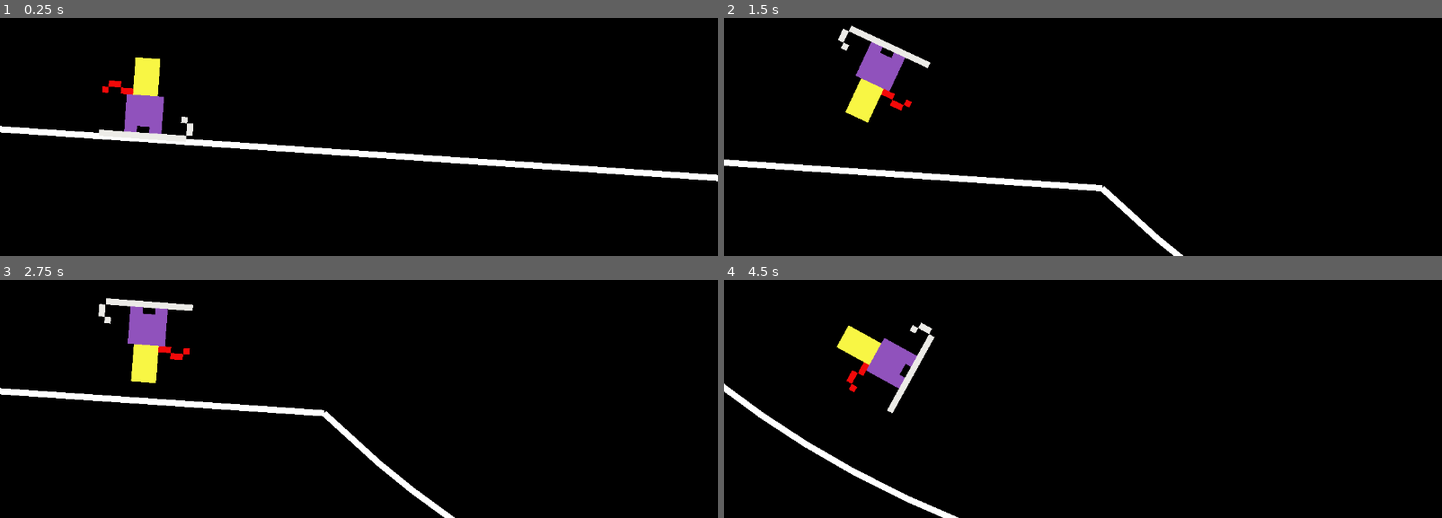
Above: before the commit, frames 1-4 (two rows, left to right).
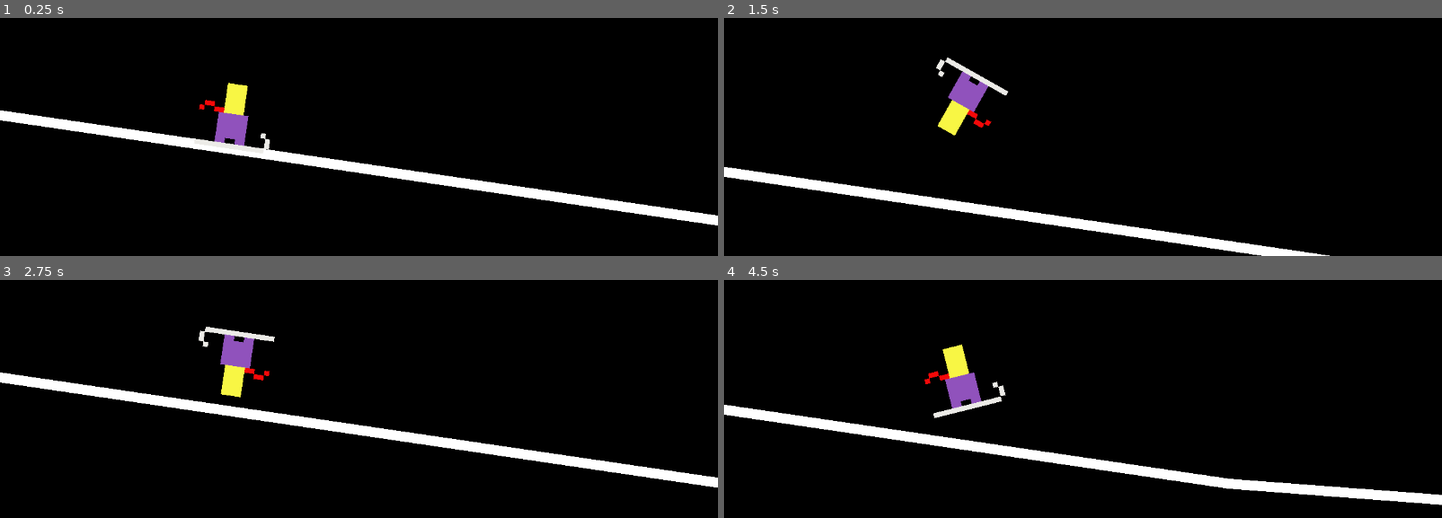
Above: after the commit, the same moments.

Repository: martindzejky/powder-panic
Game: Godot game, scene res://main.tscn
Two runs of this game, one before a commit and one after it. Both use one fixed random seed, a clock stepped at 60 frames per second and the inputs below.
Inputs:
- Up to frame 1 (0.25 s): no input
- Up to frame 2 (1.5 s): tap Enter at 0.5 s; hold Space (jump) 0.53-1.28 s; tap Space (jump) at 1.35 s
- Up to frame 3 (2.75 s): tap Space (jump) at 1.52, 1.82 s; hold Space (jump) from 2.03 s (still down)
- Up to frame 4 (4.5 s): release Space (jump) at 2.78 s; tap Space (jump) at 2.85, 3.02, 3.32, 4.35 s; tap Enter at 3.5 s; hold Space (jump) 3.53-4.28 s

The runs differ from the first frame. In frame 1, 8.7% of the frame differs, in the area x 0-100%, y 16-88%; in frame 2, 8.5%; in frame 3, 8.4%; in frame 4, 8.5%.

Commit message:
scale down

Diff:
--- a/main.tscn
+++ b/main.tscn
@@ -8,4 +8,4 @@
 [node name="generator" parent="." instance=ExtResource("1_0xm2m")]
 
 [node name="player" parent="." instance=ExtResource("1_1bvp3")]
-position = Vector2(617, -169)
+position = Vector2(58, -13)
--- a/objects/player.gd
+++ b/objects/player.gd
@@ -1,11 +1,11 @@
 extends CharacterBody2D
 
-@export var current_speed = 800
-@export var gravity = 1000.0
-@export var jump_strength = 500.0
+@export var current_speed = 80
+@export var gravity = 100.0
+@export var jump_strength = 50.0
 @export var rotation_speed = 3.2
 @export var passive_rotation_speed = 0.3
-@export var crash_tolerance = 1.4
+@export var crash_tolerance = 1.3
 
 @export var rotation_node: Node2D
 @export var crash_timer: Timer
--- a/objects/player.tscn
+++ b/objects/player.tscn
@@ -4,7 +4,7 @@
 [ext_resource type="Texture2D" uid="uid://b3chs5lc3b2n2" path="res://sprites/player.png" id="2_uxov2"]
 
 [sub_resource type="CircleShape2D" id="CircleShape2D_0xm2m"]
-radius = 80.0
+radius = 8.0
 
 [node name="player" type="CharacterBody2D" node_paths=PackedStringArray("rotation_node", "crash_timer") groups=["player"]]
 collision_layer = 0
@@ -15,14 +15,14 @@
 crash_timer = NodePath("crash_timer")
 
 [node name="sprite" type="Sprite2D" parent="."]
-scale = Vector2(10, 10)
 texture = ExtResource("2_uxov2")
 
 [node name="shape" type="CollisionShape2D" parent="."]
 shape = SubResource("CircleShape2D_0xm2m")
 
 [node name="camera" type="Camera2D" parent="."]
-position = Vector2(342, -56)
+position = Vector2(25, -11)
+zoom = Vector2(8, 8)
 
 [node name="crash_timer" type="Timer" parent="."]
 wait_time = 2.0
--- a/sprites/delete_when_far_away.gd
+++ b/sprites/delete_when_far_away.gd
@@ -1,7 +1,7 @@
 extends Node
 class_name DeleteWhenFarAway
 
-@export var distance_to_delete = 10000
+@export var distance_to_delete = 1000
 @export var what_to_delete: Node
 
 func _process(_delta):
--- a/terrain/chunk.tscn
+++ b/terrain/chunk.tscn
@@ -3,9 +3,9 @@
 [ext_resource type="Script" uid="uid://cj0mojf6oxxpk" path="res://terrain/chunk.gd" id="1_i74ng"]
 [ext_resource type="Script" uid="uid://c0rmwwdpahbpa" path="res://sprites/delete_when_far_away.gd" id="2_dl0qw"]
 
-[sub_resource type="Curve2D" id="Curve2D_dm843"]
+[sub_resource type="Curve2D" id="Curve2D_1aw3e"]
 _data = {
-"points": PackedVector2Array(-1079.91, -5.81833, 1079.91, 5.81833, 0, 0, -996.673, -12.5048, 996.673, 12.5048, 3012, 528)
+"points": PackedVector2Array(-112.633, -16.9834, 112.633, 16.9834, 0, 0, -125.51, -84.1116, 125.51, 84.1116, 351, 99)
 }
 point_count = 2
 
@@ -16,9 +16,11 @@
 shape = NodePath("body/shape")
 
 [node name="path" type="Path2D" parent="."]
-curve = SubResource("Curve2D_dm843")
+curve = SubResource("Curve2D_1aw3e")
 
 [node name="line" type="Line2D" parent="."]
+width = 2.0
+joint_mode = 1
 
 [node name="body" type="StaticBody2D" parent="."]
 
--- a/terrain/chunk2.tscn
+++ b/terrain/chunk2.tscn
@@ -1,30 +1,14 @@
-[gd_scene load_steps=4 format=3 uid="uid://ds03xy24tsheq"]
+[gd_scene load_steps=3 format=3 uid="uid://vkb8qwpwkkbs"]
 
-[ext_resource type="Script" uid="uid://cj0mojf6oxxpk" path="res://terrain/chunk.gd" id="1_bdmvd"]
-[ext_resource type="Script" uid="uid://c0rmwwdpahbpa" path="res://sprites/delete_when_far_away.gd" id="2_htweq"]
+[ext_resource type="PackedScene" uid="uid://b2os2qd2kiwug" path="res://terrain/chunk.tscn" id="1_ollh0"]
 
-[sub_resource type="Curve2D" id="Curve2D_dm843"]
+[sub_resource type="Curve2D" id="Curve2D_ollh0"]
 _data = {
-"points": PackedVector2Array(-207.454, -200.659, 207.454, 200.659, 0, 0, -1164.51, -15.3477, 1164.51, 15.3477, 1782, 549)
+"points": PackedVector2Array(-186.797, -3.49434, 186.797, 3.49434, 0, 0, -136.519, -11.3175, 136.519, 11.3175, 364, 306)
 }
 point_count = 2
 
-[node name="chunk" type="Node2D" node_paths=PackedStringArray("path", "line", "shape")]
-script = ExtResource("1_bdmvd")
-path = NodePath("path")
-line = NodePath("line")
-shape = NodePath("body/shape")
+[node name="chunk" instance=ExtResource("1_ollh0")]
 
-[node name="path" type="Path2D" parent="."]
-curve = SubResource("Curve2D_dm843")
-
-[node name="line" type="Line2D" parent="."]
-
-[node name="body" type="StaticBody2D" parent="."]
-
-[node name="shape" type="CollisionPolygon2D" parent="body"]
-
-[node name="delete" type="Node" parent="." node_paths=PackedStringArray("what_to_delete")]
-script = ExtResource("2_htweq")
-what_to_delete = NodePath("..")
-metadata/_custom_type_script = "uid://c0rmwwdpahbpa"
+[node name="path" parent="." index="0"]
+curve = SubResource("Curve2D_ollh0")
--- a/terrain/chunk3.tscn
+++ b/terrain/chunk3.tscn
@@ -1,30 +1,14 @@
-[gd_scene load_steps=4 format=3 uid="uid://cl6w8myc7n6h1"]
+[gd_scene load_steps=3 format=3 uid="uid://dtp4tvxmmtf7f"]
 
-[ext_resource type="Script" uid="uid://cj0mojf6oxxpk" path="res://terrain/chunk.gd" id="1_c2qns"]
-[ext_resource type="Script" uid="uid://c0rmwwdpahbpa" path="res://sprites/delete_when_far_away.gd" id="2_mk87a"]
+[ext_resource type="PackedScene" uid="uid://b2os2qd2kiwug" path="res://terrain/chunk.tscn" id="1_idh0g"]
 
-[sub_resource type="Curve2D" id="Curve2D_dm843"]
+[sub_resource type="Curve2D" id="Curve2D_64xdx"]
 _data = {
-"points": PackedVector2Array(-75.3755, -3.85279, 75.3755, 3.85279, 0, 0, 0, 0, 0, 0, 464, -105, -604.142, -4.64365, 604.142, 4.64365, 1200, 267)
+"points": PackedVector2Array(-71.5876, 15.9638, 71.5876, -15.9638, 0, 0, -30.2662, -90.4592, 30.2662, 90.4592, 172, 203)
 }
-point_count = 3
+point_count = 2
 
-[node name="chunk" type="Node2D" node_paths=PackedStringArray("path", "line", "shape")]
-script = ExtResource("1_c2qns")
-path = NodePath("path")
-line = NodePath("line")
-shape = NodePath("body/shape")
+[node name="chunk" instance=ExtResource("1_idh0g")]
 
-[node name="path" type="Path2D" parent="."]
-curve = SubResource("Curve2D_dm843")
-
-[node name="line" type="Line2D" parent="."]
-
-[node name="body" type="StaticBody2D" parent="."]
-
-[node name="shape" type="CollisionPolygon2D" parent="body"]
-
-[node name="delete" type="Node" parent="." node_paths=PackedStringArray("what_to_delete")]
-script = ExtResource("2_mk87a")
-what_to_delete = NodePath("..")
-metadata/_custom_type_script = "uid://c0rmwwdpahbpa"
+[node name="path" parent="." index="0"]
+curve = SubResource("Curve2D_64xdx")
--- /dev/null
+++ b/terrain/chunk4.tscn
@@ -0,0 +1,14 @@
+[gd_scene load_steps=3 format=3 uid="uid://psdfrnmixpj3"]
+
+[ext_resource type="PackedScene" uid="uid://b2os2qd2kiwug" path="res://terrain/chunk.tscn" id="1_nwskw"]
+
+[sub_resource type="Curve2D" id="Curve2D_dl4sa"]
+_data = {
+"points": PackedVector2Array(-76.4787, -30.2789, 76.4787, 30.2789, 0, 0, -211.814, 68.6695, 211.814, -68.6695, 334, -20)
+}
+point_count = 2
+
+[node name="chunk" instance=ExtResource("1_nwskw")]
+
+[node name="path" parent="." index="0"]
+curve = SubResource("Curve2D_dl4sa")
--- a/terrain/generator.tscn
+++ b/terrain/generator.tscn
@@ -1,13 +1,14 @@
-[gd_scene load_steps=6 format=3 uid="uid://dhyu2fuadfp74"]
+[gd_scene load_steps=7 format=3 uid="uid://dhyu2fuadfp74"]
 
-[ext_resource type="PackedScene" uid="uid://6kyk2j474f58" path="res://terrain/start-chunk.tscn" id="1_5juyu"]
 [ext_resource type="Script" uid="uid://dhf17kgx703in" path="res://terrain/generator.gd" id="1_ypw2t"]
 [ext_resource type="PackedScene" uid="uid://b2os2qd2kiwug" path="res://terrain/chunk.tscn" id="2_5jnll"]
-[ext_resource type="PackedScene" uid="uid://ds03xy24tsheq" path="res://terrain/chunk2.tscn" id="3_0b048"]
-[ext_resource type="PackedScene" uid="uid://cl6w8myc7n6h1" path="res://terrain/chunk3.tscn" id="4_tmse2"]
+[ext_resource type="PackedScene" uid="uid://dcnriquqcsdov" path="res://terrain/start.tscn" id="2_ypw2t"]
+[ext_resource type="PackedScene" uid="uid://vkb8qwpwkkbs" path="res://terrain/chunk2.tscn" id="3_0b048"]
+[ext_resource type="PackedScene" uid="uid://dtp4tvxmmtf7f" path="res://terrain/chunk3.tscn" id="4_tmse2"]
+[ext_resource type="PackedScene" uid="uid://psdfrnmixpj3" path="res://terrain/chunk4.tscn" id="5_0b048"]
 
 [node name="generator" type="Node"]
 script = ExtResource("1_ypw2t")
-chunks = Array[PackedScene]([ExtResource("2_5jnll"), ExtResource("3_0b048"), ExtResource("4_tmse2")])
+chunks = Array[PackedScene]([ExtResource("2_5jnll"), ExtResource("3_0b048"), ExtResource("4_tmse2"), ExtResource("5_0b048")])
 
-[node name="start-chunk" parent="." instance=ExtResource("1_5juyu")]
+[node name="start" parent="." instance=ExtResource("2_ypw2t")]
--- a/terrain/start-chunk.tscn
+++ /dev/null
@@ -1,30 +0,0 @@
-[gd_scene load_steps=4 format=3 uid="uid://6kyk2j474f58"]
-
-[ext_resource type="Script" uid="uid://cj0mojf6oxxpk" path="res://terrain/chunk.gd" id="1_xi677"]
-[ext_resource type="Script" uid="uid://c0rmwwdpahbpa" path="res://sprites/delete_when_far_away.gd" id="2_uvpgn"]
-
-[sub_resource type="Curve2D" id="Curve2D_dm843"]
-_data = {
-"points": PackedVector2Array(-1065.91, -83.8183, 1065.91, 83.8183, 0, 0, -996.673, -42.5048, 996.673, 42.5048, 2015, 137)
-}
-point_count = 2
-
-[node name="chunk" type="Node2D" node_paths=PackedStringArray("path", "line", "shape")]
-script = ExtResource("1_xi677")
-path = NodePath("path")
-line = NodePath("line")
-shape = NodePath("body/shape")
-
-[node name="path" type="Path2D" parent="."]
-curve = SubResource("Curve2D_dm843")
-
-[node name="line" type="Line2D" parent="."]
-
-[node name="body" type="StaticBody2D" parent="."]
-
-[node name="shape" type="CollisionPolygon2D" parent="body"]
-
-[node name="delete" type="Node" parent="." node_paths=PackedStringArray("what_to_delete")]
-script = ExtResource("2_uvpgn")
-what_to_delete = NodePath("..")
-metadata/_custom_type_script = "uid://c0rmwwdpahbpa"
--- /dev/null
+++ b/terrain/start.tscn
@@ -0,0 +1,14 @@
+[gd_scene load_steps=3 format=3 uid="uid://dcnriquqcsdov"]
+
+[ext_resource type="PackedScene" uid="uid://b2os2qd2kiwug" path="res://terrain/chunk.tscn" id="1_2kqk6"]
+
+[sub_resource type="Curve2D" id="Curve2D_2kqk6"]
+_data = {
+"points": PackedVector2Array(-248.615, -42.1307, 248.615, 42.1307, 0, 0, -250.972, -15.0985, 250.972, 15.0985, 575, 64)
+}
+point_count = 2
+
+[node name="start" instance=ExtResource("1_2kqk6")]
+
+[node name="path" parent="." index="0"]
+curve = SubResource("Curve2D_2kqk6")
